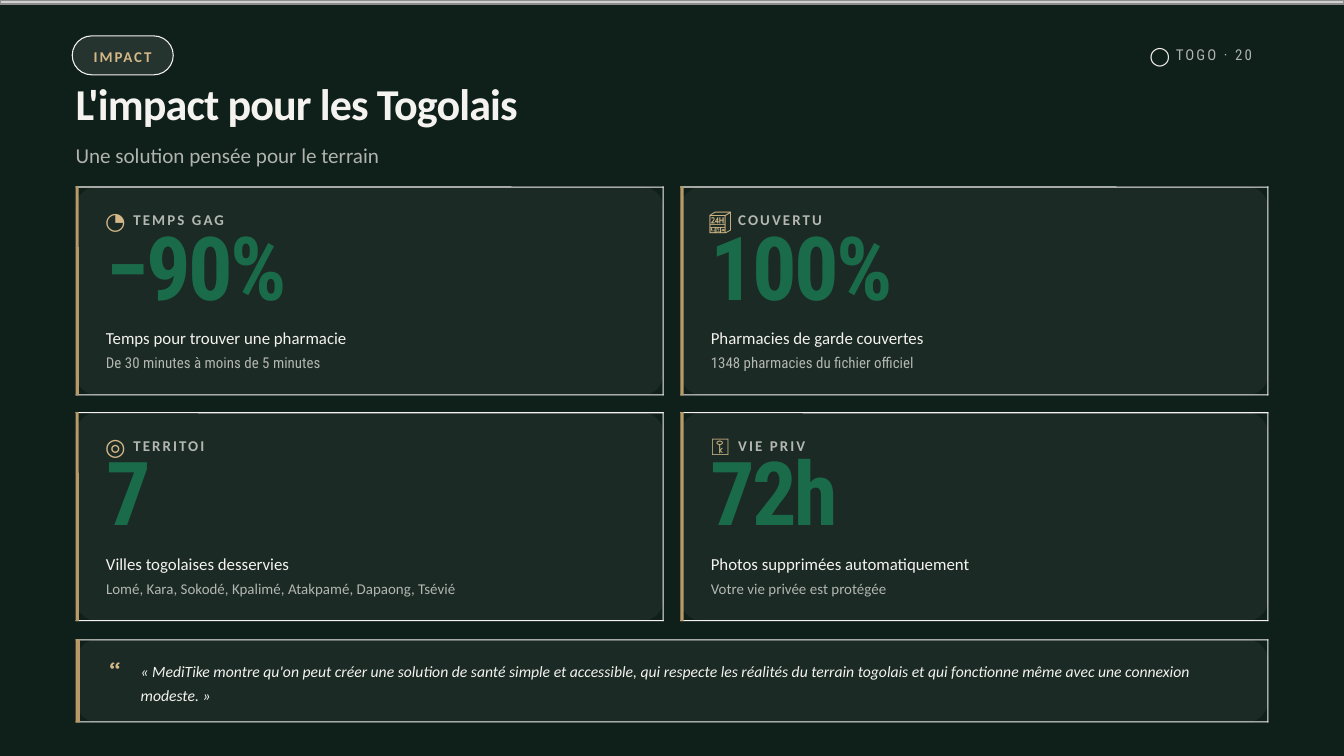
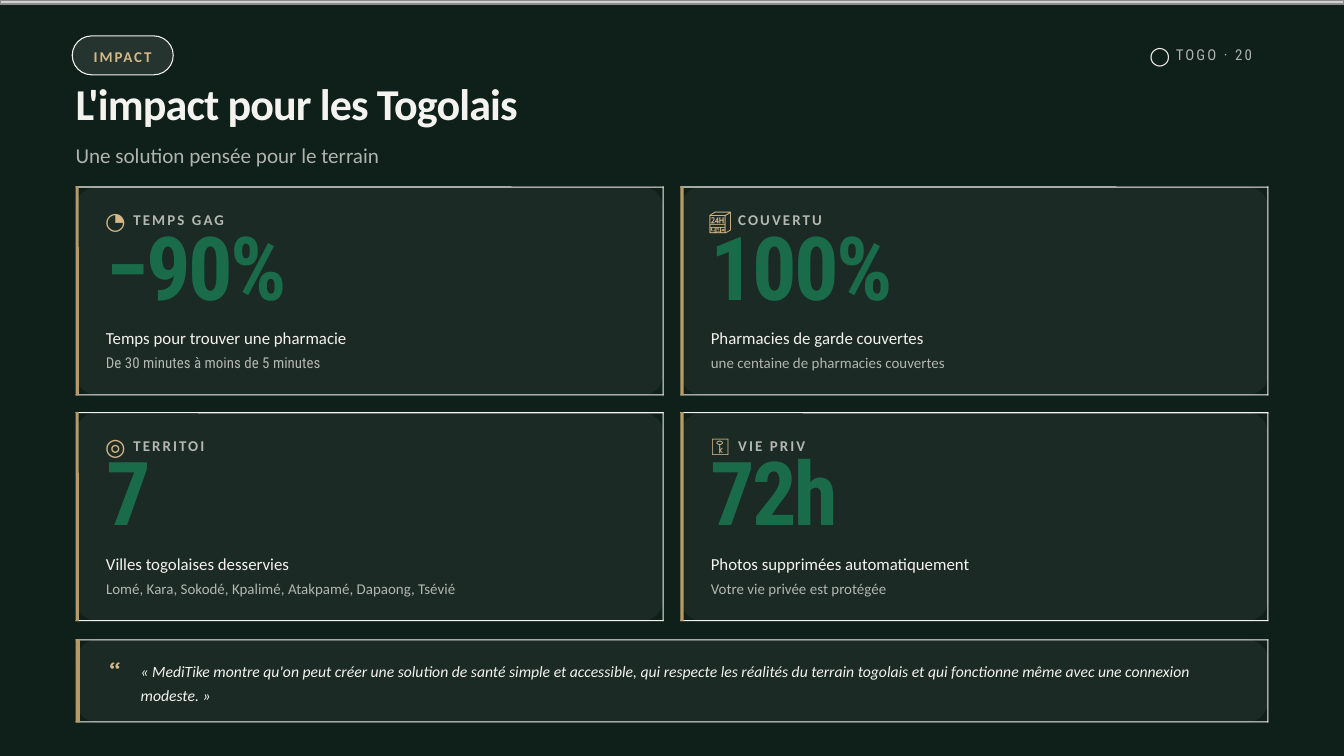
Before and after one commit to kennethafantsawo/MediTike, a slide deck: slide 8 of download/MediTike-Presentation.pptx. Drawn at 1344x756 pixels with LibreOffice and Linux fonts; fonts in the diff are those of the drawing; grey boxes stand for pictures. Boxes give left, top, right and bottom in pixels: in the first picture for what was removed or moved away, otherwise in the second. Text is boxed around its words. In the diff, an @@ line names an element or a change of style, - is before the commit and + after.

Commit message:
fix: PPT — retirer admin secret/audit + corriger nombre pharmacies + retirer GitHub
Slide 7 (Sécurité):
- Retrait des cartes 'Admin secret' et 'Tout est tracé'
- Grille passée de 4x2 (8 cartes) à 3x2 (6 cartes)

Slides 2, 6, 8, 9, 10:
- Remplacement de '1348 pharmacies' par 'une centaine de pharmacies'
- Explication: pharmacies qui se répartissent la garde à tour de rôle

Slide 9 + 11:
- Retrait de la mention 'Code source sur GitHub'

```diff
--- a/download/MediTike-Presentation.pptx
+++ b/download/MediTike-Presentation.pptx
@@ text at [711,357,944,371]: text changed; font Roboto Condensed to Calibri @@
-1348 pharmacies du fichier officiel
+une centaine de pharmacies couvertes
```
Also in this commit, not shown: 6 other slides changed, 7 other files.
